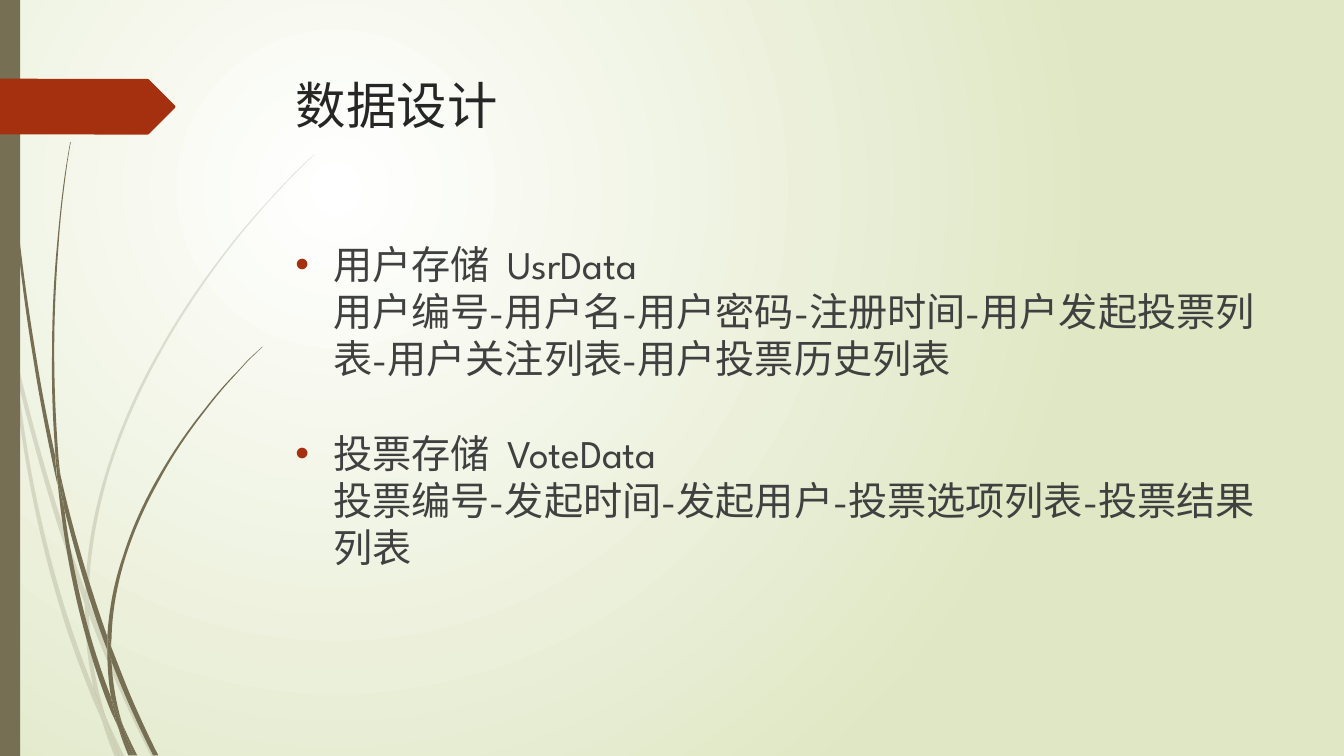
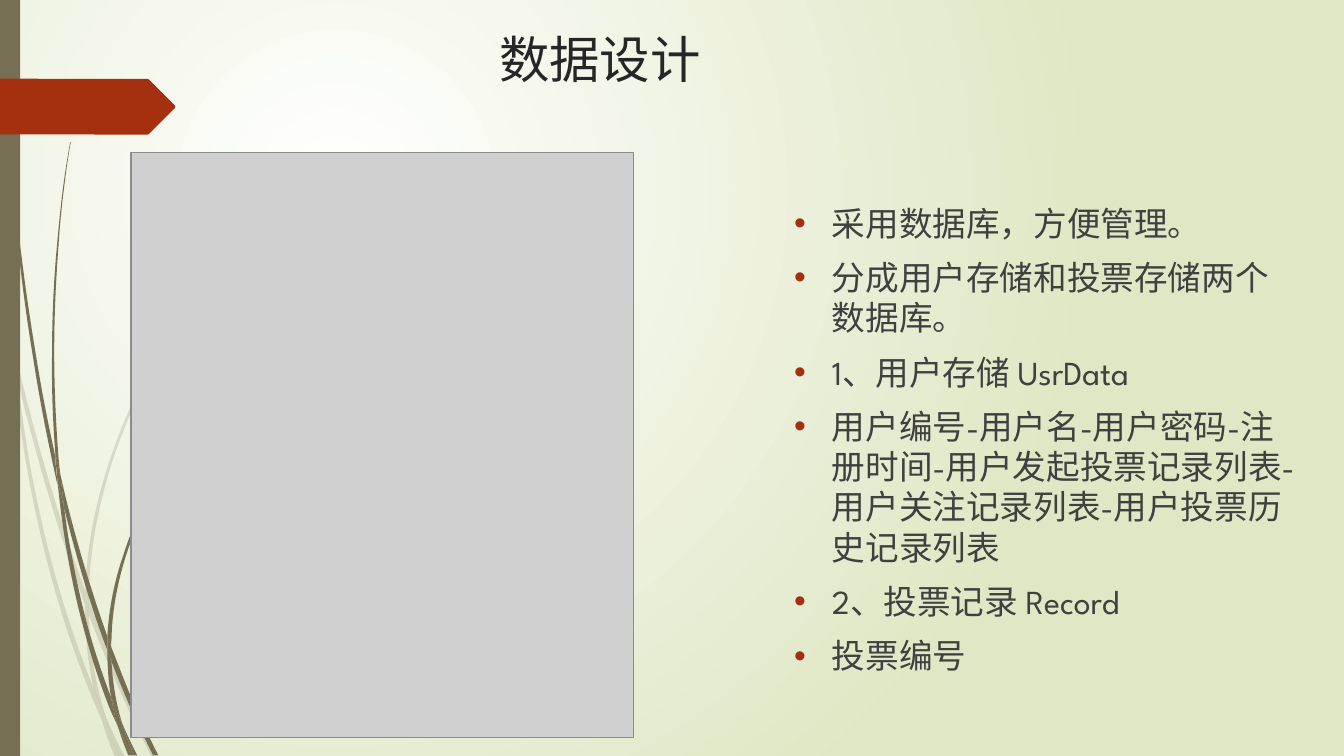
Before and after one commit to pkuse/coolchooser-documentation, a slide deck: slide 10 of 报告1-结构化设计.pptx. Drawn at 1344x756 pixels with LibreOffice and Linux fonts; fonts in the diff are those of the drawing; grey boxes stand for pictures. Boxes give left, top, right and bottom in pixels: in the first picture for what was removed or moved away, otherwise in the second. Text is boxed around its words. In the diff, an @@ line names an element or a change of style, - is before the commit and + after.

Commit message:
4月23号报告PPT
结构化设计报告

```diff
--- a/报告1-结构化设计.pptx
+++ b/报告1-结构化设计.pptx
@@ title "数据设计": place and size @@
-title "数据设计" at (296,81,498,128)
+title "数据设计" at (499,35,701,82)
@@ picture added at (131,152,633,738) @@
@@ text at (832,208,1295,671): text changed; size 28 to 24 pt @@
-• 用户存储 UsrData
-  用户编号-用户名-用户密码-注册时间-用户发起投票列表-用户关注列表-用户投票历史列表
-• 投票存储 VoteData
-  投票编号-发起时间-发起用户-投票选项列表-投票结果列表
+• 采用数据库，方便管理。
+• 分成用户存储和投票存储两个数据库。
+• 1、用户存储 UsrData
+• 用户编号-用户名-用户密码-注册时间-用户发起投票记录列表-用户关注记录列表-用户投票历史记录列表
+• 2、投票记录 Record
+• 投票编号
```
Also in this commit, not shown: 1 slide added.
